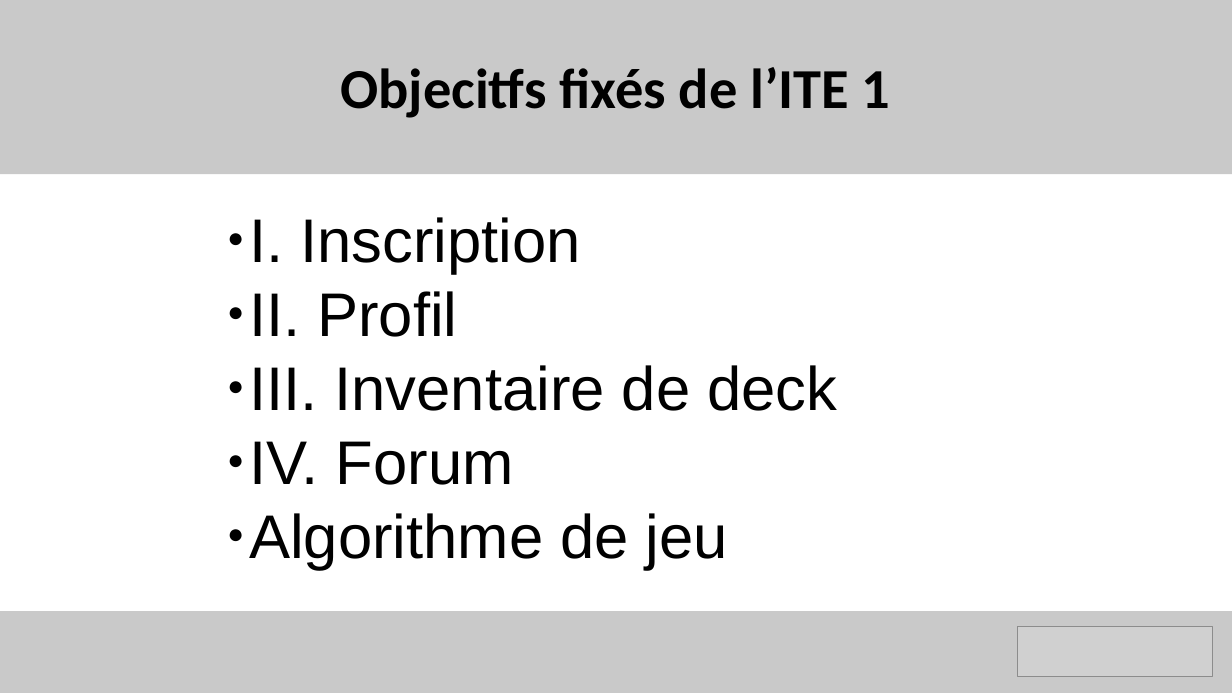
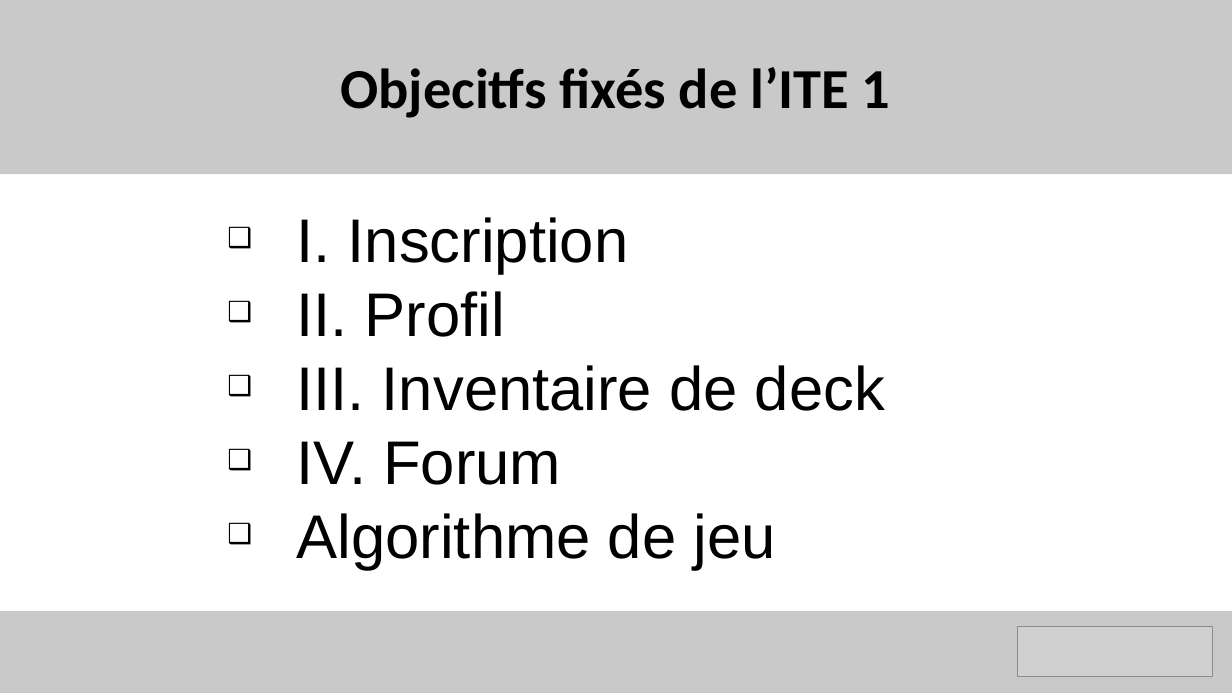
Before and after one commit to benjaminrodriguez/MemoCards, a slide deck: slide 6 of MemoCards_Ite1.pptx. Drawn at 1232x693 pixels with LibreOffice and Linux fonts; fonts in the diff are those of the drawing; grey boxes stand for pictures. Boxes give left, top, right and bottom in pixels: in the first picture for what was removed or moved away, otherwise in the second. Text is boxed around its words. In the diff, an @@ line names an element or a change of style, - is before the commit and + after.

```diff
--- a/MemoCards_Ite1.pptx
+++ b/MemoCards_Ite1.pptx
@@ text "I. Inscription" at (297,217,885,570): bullet ● to ❑ @@
```
Also in this commit, not shown: 7 other slides changed, 1 slide added, 1 slide removed, 3 other files.
